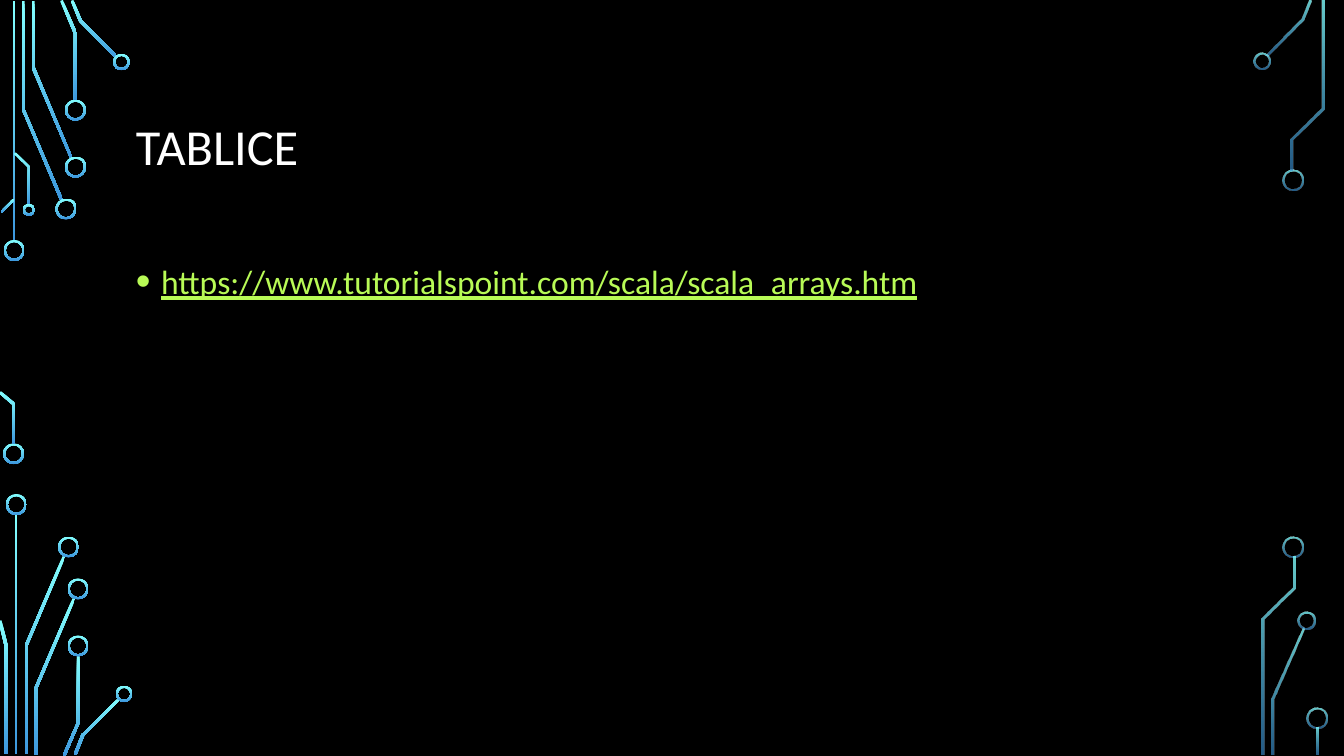
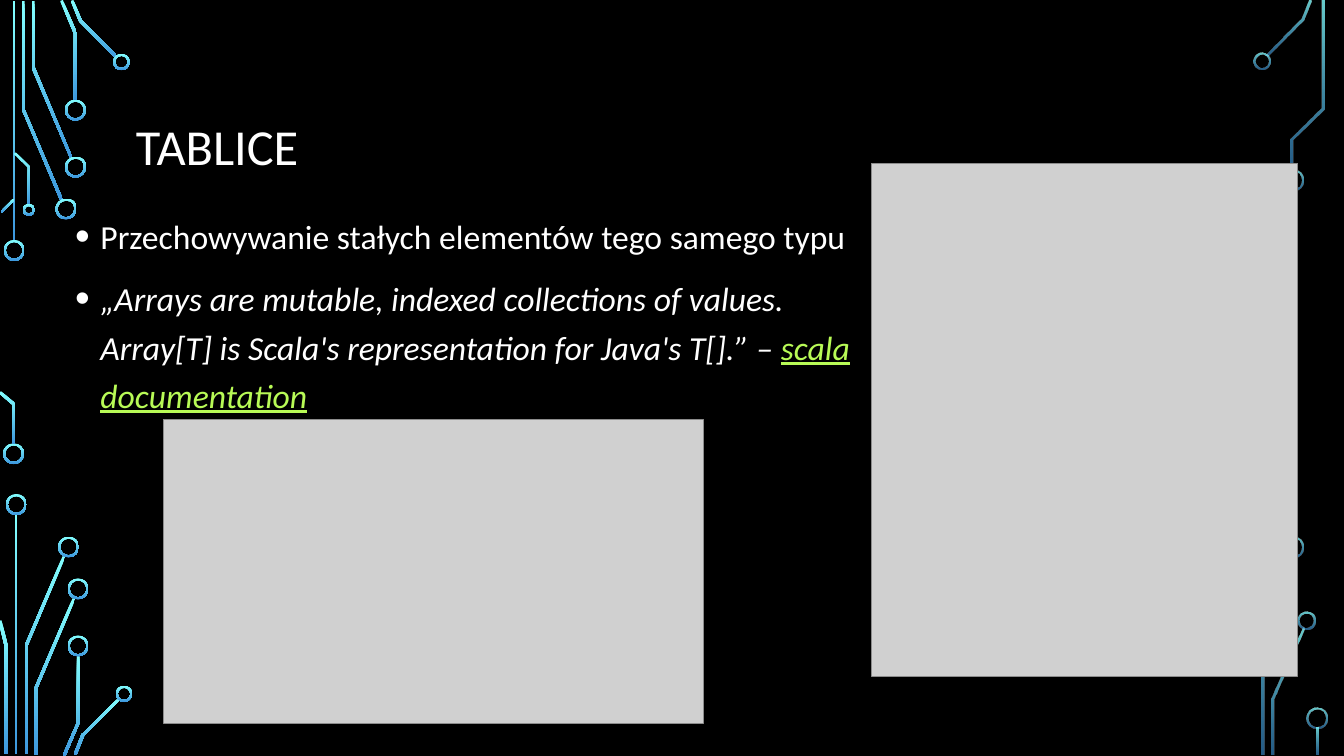
Before and after one commit to Kar0lLasek/Scala_warsztat3, a slide deck: slide 6 of SCALA.pptx. Drawn at 1344x756 pixels with LibreOffice and Linux fonts; fonts in the diff are those of the drawing; grey boxes stand for pictures; background and template pictures are left out. Boxes give left, top, right and bottom in pixels: in the first picture for what was removed or moved away, otherwise in the second. Text is boxed around its words. In the diff, an @@ line names an element or a change of style, - is before the commit and + after.

```diff
--- a/SCALA.pptx
+++ b/SCALA.pptx
@@ picture added at (871,163,1298,677) @@
@@ text at (100,225,850,413): text changed; text colour #B8FA56 to #FFFFFF; italic on @@
-• https://www.tutorialspoint.com/scala/scala_arrays.htm
+• Przechowywanie stałych elementów tego samego typu
+• „Arrays are mutable, indexed collections of values.
+  Array[T] is Scala's representation for Java's T[].” – scala documentation
@@ picture added at (163,419,704,723) @@
```
Also in this commit, not shown: 1 other slide changed, 3 slides added, 3 slides removed.
